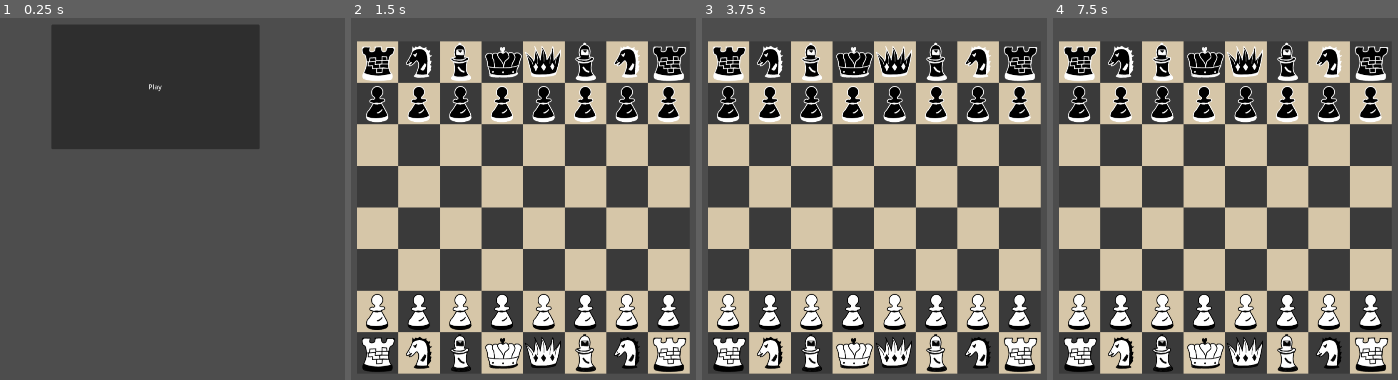
Above: before the commit, frames 1-4 (left to right).
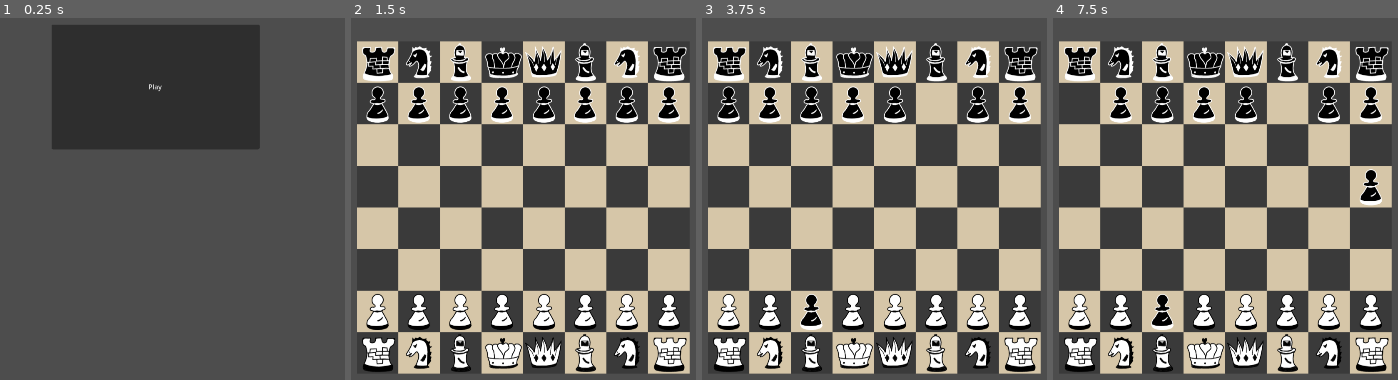
Above: after the commit, the same moments.

Repository: KristianPrifti/Upgraded-Chess-Game
Game: Godot game, scene res://main_menu.tscn
Two runs of this game, one before a commit and one after it. Both use one fixed random seed, a clock stepped at 60 frames per second and the inputs below.
Inputs (mouse positions are in pixels of both pictures, inside the frame that each line leads up to):
- Up to frame 1 (0.25 s): no input
- Up to frame 2 (1.5 s): click "Play" at 0.5 s; tap Enter at 1.25 s; move the mouse to (682, 184) at 1.27 s; click (682, 184) at 1.35 s
- Up to frame 3 (3.75 s): tap Space at 2, 3.5 s; move the mouse to (outside the picture) at 2.02 s; click (outside the picture) at 2.1 s; tap Enter at 2.75 s; move the mouse to (936, 108) at 2.77 s; click (936, 108) at 2.85 s; move the mouse to (815, 296) at 3.52 s; click (815, 296) at 3.6 s
- Up to frame 4 (7.5 s): tap Enter at 4.25 s; move the mouse to (outside the picture) at 4.27 s; click (outside the picture) at 4.35 s; tap Space at 5 s; move the mouse to (outside the picture) at 5.02 s; click (outside the picture) at 5.1 s; move the mouse to (1249, 206) at 5.77 s; click (1249, 206) at 5.85 s; move the mouse to (1087, 94) at 6.52 s; click (1087, 94) at 6.6 s; move the mouse to (1384, 184) at 7.27 s; click (1384, 184) at 7.35 s

The runs differ from the first frame. In frame 2, 3.8% of the frame differs, in the area x 3-98%, y 6-98%; in frame 3, 4.6%; in frame 4, 5.2%.

Commit message:
make the spawn_initial_pieces() better by adding a helper function & now the pieces can move (not on the correct position and not in order but they can move)

Diff:
--- a/project.godot
+++ b/project.godot
@@ -20,6 +20,16 @@
 window/size/viewport_width=1920
 window/size/viewport_height=1080
 
+[input]
+
+ui_click={
+"deadzone": 0.5,
+"events": [Object(InputEventMouseButton,"resource_local_to_scene":false,"resource_name":"","device":-1,"window_id":0,"alt_pressed":false,"shift_pressed":false,"ctrl_pressed":false,"meta_pressed":false,"button_mask":0,"position":Vector2(0, 0),"global_position":Vector2(0, 0),"factor":1.0,"button_index":1,"canceled":false,"pressed":false,"double_click":false,"script":null)
+]
+}
+
 [rendering]
 
 renderer/rendering_method="mobile"
+2d/snap/snap_2d_transforms_to_pixel=true
+2d/snap/snap_2d_vertices_to_pixel=true
--- a/scripts/grid.gd
+++ b/scripts/grid.gd
@@ -18,6 +18,13 @@
 	preload("res://pieces/pawn.tscn"),
 ]
 
+# mouse click variabels
+var click1 = Vector2(0 ,0)
+var click2 = Vector2(0, 0)
+var controlling: bool = false
+var controlling_piece
+var wait: bool = true
+
 # Called when the node enters the scene tree for the first time.
 func _ready():
 	board = make_2d_array()
@@ -26,7 +33,11 @@
 
 # Called every frame. 'delta' is the elapsed time since the previous frame.
 func _process(delta):
-	pass
+	var is_controlling = click_input()
+	click_output()
+	if is_controlling:
+		controlling = true
+
 
 # makes the array into a 2D array
 func make_2d_array():
@@ -45,9 +56,44 @@
 
 # change the column and raw number to grid values
 func pixel_to_grid(pixel_column, pixel_row):
-	var row_x = (pixel_column - x_start) / offset
-	var row_y = (pixel_row - y_start) / offset
+	var row_x = round((pixel_column - x_start) / offset)
+	var row_y = round((pixel_row - y_start) / offset)
 	return Vector2(row_x, row_y)
+
+# check if mouse cordinates are inside the grid
+func is_in_grid(x, y):
+	if x >= 0 && x < num_colums && y >= 0 && y < num_rows:
+		return true
+	return false
+
+func click_input():
+	if Input.is_action_just_pressed("ui_click") && controlling == false:
+		click1 = get_local_mouse_position()
+		print(click1)
+		var grid_position = pixel_to_grid(click1.x, click1.y)
+		if is_in_grid(grid_position.x, grid_position.y) && board[grid_position.x][grid_position.y] != null:
+			controlling_piece = board[grid_position.x][grid_position.y]
+			return true
+
+func click_output():
+	if Input.is_action_just_pressed("ui_click") && controlling:
+		click2 = get_local_mouse_position()
+		print(click2)
+		var grid_position = pixel_to_grid(click2.x, click2.y)
+		if is_in_grid(grid_position.x, grid_position.y):
+			var original_grid = pixel_to_grid(click1.x, click1.y)
+			move_piece(original_grid.x, original_grid.y, grid_position.x, grid_position.y)
+			controlling = false
+
+func move_piece(column0, row0, column1, row1):
+	var piece = board[column0][row0]
+	if board[column1][row1] != null:
+		board[column1][row1].queue_free()
+	board[column0][row0].position = grid_to_pixel(column1, row1)
+	board[column0][row0] = null
+	board[column1][row1] = piece
+
+
 
 # save piece on board 2D array
 func add_to_board(piece):
@@ -56,7 +102,7 @@
 	var piece_vector = pixel_to_grid(piece_x, piece_y)
 	board[piece_vector.x][piece_vector.y] = piece
 
-# spaen pices on their inital position
+# spawn pices on their inital position
 func spawn_initial_pices():
 	var rook = pieces_list[0]
 	var knight = pieces_list[1]
@@ -67,96 +113,141 @@
 
 	# add pawns
 	for i in num_colums:
-		# create pices
-		var white_pawn = pawn.instantiate()
-		var black_pawn = pawn.instantiate()
-		# set color
-		white_pawn.isWhite = true
-		black_pawn.isWhite = false
-		# add them as childern to the grid
-		add_child(white_pawn)
-		add_child(black_pawn)
-		# add white pawns to 7nd row
-		white_pawn.position = grid_to_pixel(i, 6)
-		# add black pawns to 2th row
-		black_pawn.position = grid_to_pixel(i, 1)
-
+#		# create pices
+#		var white_pawn = pawn.instantiate()
+#		var black_pawn = pawn.instantiate()
+#		# set color
+#		white_pawn.isWhite = true
+#		black_pawn.isWhite = false
+#		# add them as childern to the grid
+#		add_child(white_pawn)
+#		add_child(black_pawn)
+#		# add white pawns to 7nd row
+#		white_pawn.position = grid_to_pixel(i, 6)
+#		# add black pawns to 2th row
+#		black_pawn.position = grid_to_pixel(i, 1)
+		var white_pawn = spawn_initial(pawn, true, i, 6)
+		var black_pawn = spawn_initial(pawn, false, i, 1)
 		# save them on board 2D array
 		add_to_board(white_pawn)
 		add_to_board(black_pawn)
 
 	# add other pices that are not pawns
-	for i in 2:
-		# create pieces
-		var white_rook = rook.instantiate()
-		var black_rook = rook.instantiate()
-		var white_knight = knight.instantiate()
-		var black_knight = knight.instantiate()
-		var white_bishop = bishop.instantiate()
-		var black_bishop = bishop.instantiate()
-		# set color
-		white_rook.isWhite = true
-		black_rook.isWhite = false
-		white_knight.isWhite = true
-		black_knight.isWhite = false
-		white_bishop.isWhite = true
-		black_bishop.isWhite = false
-		# add them a childern to the grid
-		add_child(white_rook)
-		add_child(black_rook)
-		add_child(white_knight)
-		add_child(black_knight)
-		add_child(white_bishop)
-		add_child(black_bishop)
-		# only make 1 king a qween of each side and add the first group of pices
-		if i == 0:
-			var white_qween = qween.instantiate()
-			var black_qween = qween.instantiate()
-			var white_king = king.instantiate()
-			var black_king = king.instantiate()
-			white_qween.isWhite = true
-			black_qween.isWhite = false
-			white_king.isWhite = true
-			black_king.isWhite = false
-			add_child(white_qween)
-			add_child(black_qween)
-			add_child(white_king)
-			add_child(black_king)
-
-			# put them in the right location
-			white_rook.position = grid_to_pixel(0, 7)
-			black_rook.position = grid_to_pixel(0, 0)
-			white_knight.position = grid_to_pixel(1, 7)
-			black_knight.position = grid_to_pixel(1, 0)
-			white_bishop.position = grid_to_pixel(2, 7)
-			black_bishop.position = grid_to_pixel(2, 0)
-			white_qween.position = grid_to_pixel(3, 7)
-			black_qween.position = grid_to_pixel(3, 0)
-			white_king.position = grid_to_pixel(4, 7)
-			black_king.position = grid_to_pixel(4, 0)
-
-			# add them to the board 2D array
-			add_to_board(white_rook)
-			add_to_board(black_rook)
-			add_to_board(white_knight)
-			add_to_board(black_knight)
-			add_to_board(white_bishop)
-			add_to_board(black_bishop)
-			add_to_board(white_qween)
-			add_to_board(black_qween)
-			add_to_board(white_king)
-			add_to_board(black_king)
-
-		else:
-			white_rook.position = grid_to_pixel(7, 7)
-			black_rook.position = grid_to_pixel(7, 0)
-			white_knight.position = grid_to_pixel(6, 7)
-			black_knight.position = grid_to_pixel(6, 0)
-			white_bishop.position = grid_to_pixel(5, 7)
-			black_bishop.position = grid_to_pixel(5, 0)
-			add_to_board(white_rook)
-			add_to_board(black_rook)
-			add_to_board(white_knight)
-			add_to_board(black_knight)
-			add_to_board(white_bishop)
-			add_to_board(black_bishop)
+	var white_rook = spawn_initial(rook, true, 0, 7)
+	var black_rook = spawn_initial(rook, false, 0, 0)
+	var white_knight = spawn_initial(knight, true, 1, 7)
+	var black_knight = spawn_initial(knight, false, 1, 0)
+	var white_bishop = spawn_initial(bishop, true, 2, 7)
+	var black_bishop = spawn_initial(bishop, false, 2, 0)
+	var white_qween = spawn_initial(qween, true, 3, 7)
+	var black_qween = spawn_initial(qween, false, 3, 0)
+	var white_king = spawn_initial(king, true, 4, 7)
+	var black_king = spawn_initial(king, false, 4, 0)
+	add_to_board(white_rook)
+	add_to_board(black_rook)
+	add_to_board(white_knight)
+	add_to_board(black_knight)
+	add_to_board(white_bishop)
+	add_to_board(black_bishop)
+	add_to_board(white_qween)
+	add_to_board(black_qween)
+	add_to_board(white_king)
+	add_to_board(black_king)
+
+	var white_rook2 = spawn_initial(rook, true, 7, 7)
+	var black_rook2 = spawn_initial(rook, false, 7, 0)
+	var white_knight2 = spawn_initial(knight, true, 6, 7)
+	var black_knight2 = spawn_initial(knight, false, 6, 0)
+	var white_bishop2 = spawn_initial(bishop, true, 5, 7)
+	var black_bishop2 = spawn_initial(bishop, false, 5, 0)
+	add_to_board(white_rook2)
+	add_to_board(black_rook2)
+	add_to_board(white_knight2)
+	add_to_board(black_knight2)
+	add_to_board(white_bishop2)
+	add_to_board(black_bishop2)
+
+
+#	for i in 2:
+#		# create pieces
+#		var white_rook = rook.instantiate()
+#		var black_rook = rook.instantiate()
+#		var white_knight = knight.instantiate()
+#		var black_knight = knight.instantiate()
+#		var white_bishop = bishop.instantiate()
+#		var black_bishop = bishop.instantiate()
+#		# set color
+#		white_rook.isWhite = true
+#		black_rook.isWhite = false
+#		white_knight.isWhite = true
+#		black_knight.isWhite = false
+#		white_bishop.isWhite = true
+#		black_bishop.isWhite = false
+#		# add them a childern to the grid
+#		add_child(white_rook)
+#		add_child(black_rook)
+#		add_child(white_knight)
+#		add_child(black_knight)
+#		add_child(white_bishop)
+#		add_child(black_bishop)
+#		# only make 1 king a qween of each side and add the first group of pices
+#		if i == 0:
+#			var white_qween = qween.instantiate()
+#			var black_qween = qween.instantiate()
+#			var white_king = king.instantiate()
+#			var black_king = king.instantiate()
+#			white_qween.isWhite = true
+#			black_qween.isWhite = false
+#			white_king.isWhite = true
+#			black_king.isWhite = false
+#			add_child(white_qween)
+#			add_child(black_qween)
+#			add_child(white_king)
+#			add_child(black_king)
+#
+#			# put them in the right location
+#			white_rook.position = grid_to_pixel(0, 7)
+#			black_rook.position = grid_to_pixel(0, 0)
+#			white_knight.position = grid_to_pixel(1, 7)
+#			black_knight.position = grid_to_pixel(1, 0)
+#			white_bishop.position = grid_to_pixel(2, 7)
+#			black_bishop.position = grid_to_pixel(2, 0)
+#			white_qween.position = grid_to_pixel(3, 7)
+#			black_qween.position = grid_to_pixel(3, 0)
+#			white_king.position = grid_to_pixel(4, 7)
+#			black_king.position = grid_to_pixel(4, 0)
+#
+#			# add them to the board 2D array
+#			add_to_board(white_rook)
+#			add_to_board(black_rook)
+#			add_to_board(white_knight)
+#			add_to_board(black_knight)
+#			add_to_board(white_bishop)
+#			add_to_board(black_bishop)
+#			add_to_board(white_qween)
+#			add_to_board(black_qween)
+#			add_to_board(white_king)
+#			add_to_board(black_king)
+#
+#		else:
+#			white_rook.position = grid_to_pixel(7, 7)
+#			black_rook.position = grid_to_pixel(7, 0)
+#			white_knight.position = grid_to_pixel(6, 7)
+#			black_knight.position = grid_to_pixel(6, 0)
+#			white_bishop.position = grid_to_pixel(5, 7)
+#			black_bishop.position = grid_to_pixel(5, 0)
+#			add_to_board(white_rook)
+#			add_to_board(black_rook)
+#			add_to_board(white_knight)
+#			add_to_board(black_knight)
+#			add_to_board(white_bishop)
+#			add_to_board(black_bishop)
+
+# create pices + set color + add them as childern to the grid + change the position
+func spawn_initial(path, isWhite: bool, x, y):
+	var piece_path = path
+	var piece = piece_path.instantiate()
+	piece.isWhite = isWhite
+	add_child(piece)
+	piece.position = grid_to_pixel(x, y)
+	return piece
